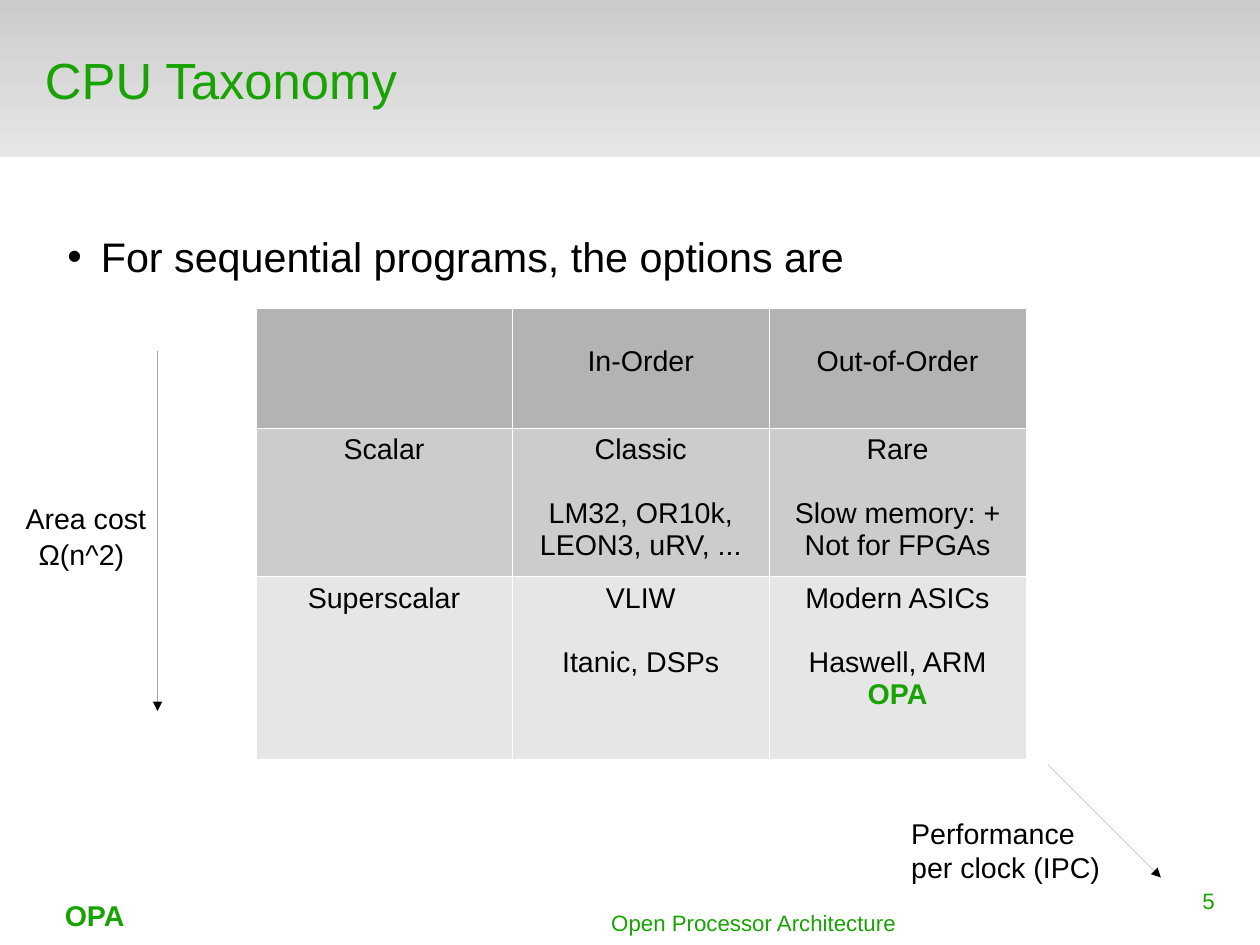
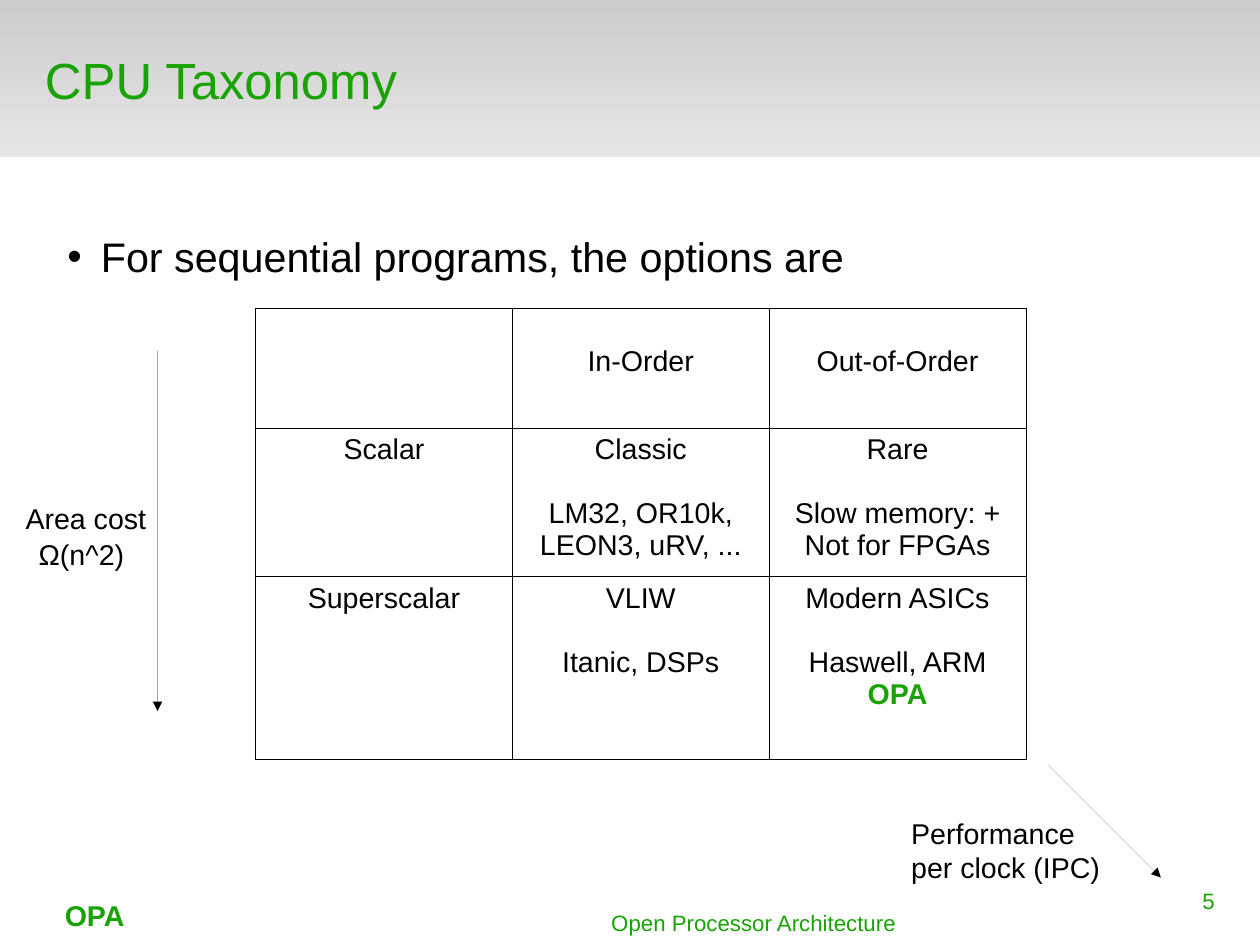
Before and after one commit to terpstra/opa, a slide deck: slide 5 of docs/orconf2015.odp. Drawn at 1260x945 pixels with LibreOffice and Linux fonts; fonts in the diff are those of the drawing; background and template pictures are left out. Boxes give left, top, right and bottom in pixels: in the first picture for what was removed or moved away, otherwise in the second. Text is boxed around its words. In the diff, an @@ line names an element or a change of style, - is before the commit and + after.

```diff
--- a/docs/orconf2015.odp
+++ b/docs/orconf2015.odp
@@ table at (256, 309, 1028, 748) @@
@@ fill #B3B3B3 to none in 2 cells @@
@@ fill #CCCCCC to none in row 2 @@
@@ fill #E6E6E6 to none in row 3 @@
@@ borders changed @@
```
Also in this commit, not shown: 4 other slides changed, 2 slides added.
